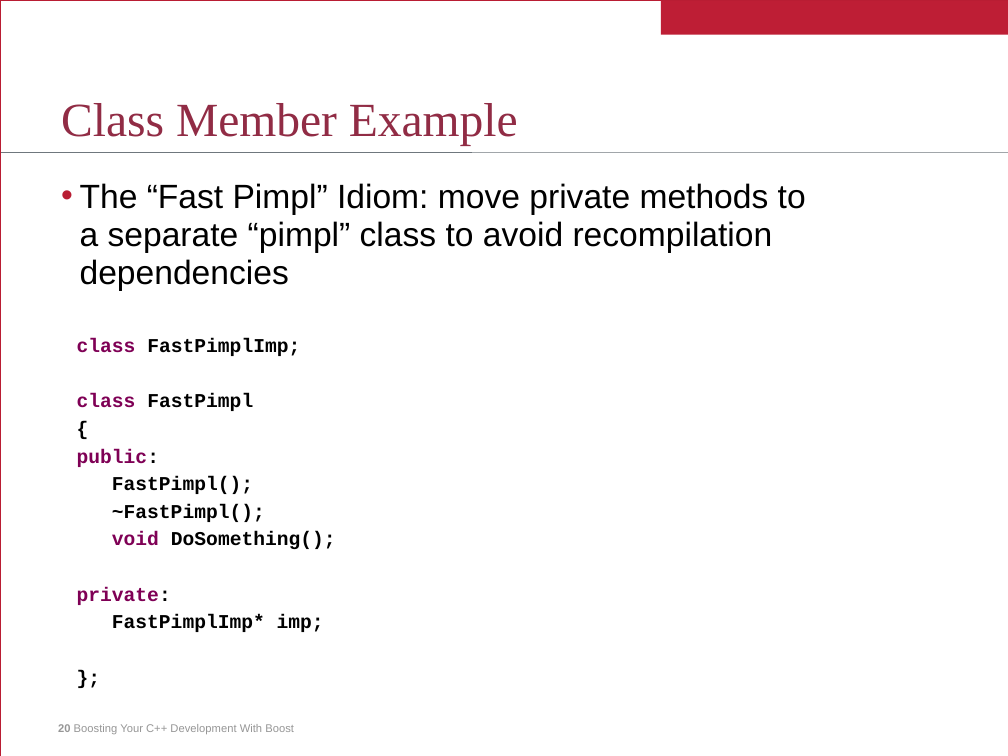
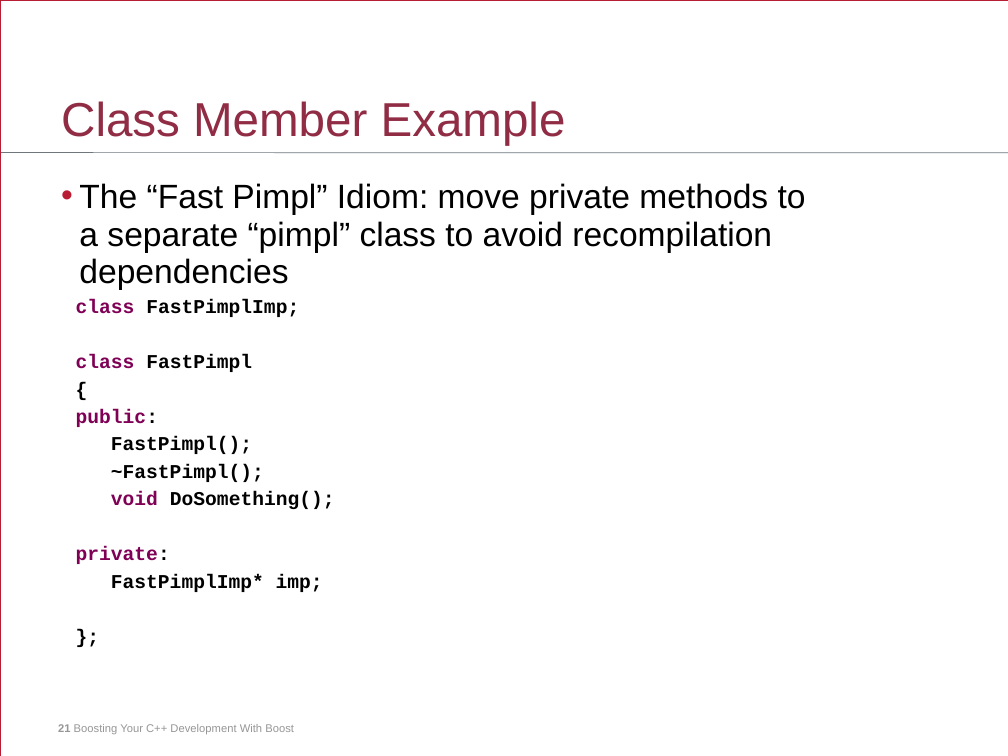
Before and after one commit to jurberg/boost-presentation, a slide deck: slide 21 of boost-presentation.ppt (slide 20 before the commit). Drawn at 1008x756 pixels with LibreOffice and Linux fonts; fonts in the diff are those of the drawing. Boxes give left, top, right and bottom in pixels: in the first picture for what was removed or moved away, otherwise in the second. Text is boxed around its words. In the diff, an @@ line names an element or a change of style, - is before the commit and + after.

```diff
--- a/boost-presentation.ppt
+++ b/boost-presentation.ppt
@@ rectangle removed at box(661, 0, 1008, 34) @@
@@ title "Class Member Example" at box(61, 101, 566, 145): font Times New Roman to Arial; line spacing 35pt to 34.9pt @@
@@ text "The “Fast Pimpl” Idiom: move ..." at box(79, 183, 806, 290): line spacing 27pt to 26.9pt @@
@@ text "class FastPimplImp;": place and size @@
-text "class FastPimplImp;" at box(77, 338, 336, 632)
+text "class FastPimplImp;" at box(76, 299, 335, 592)
@@ text "class FastPimplImp;" at box(76, 299, 335, 592): line spacing 11pt to 10.9pt @@
@@ text at box(58, 724, 294, 734): text changed @@
-20 Boosting Your C++ Development With Boost
+21 Boosting Your C++ Development With Boost
```
Also in this commit, not shown: 74 other slides changed, 8 slides added, 5 slides removed, 1 other file.
